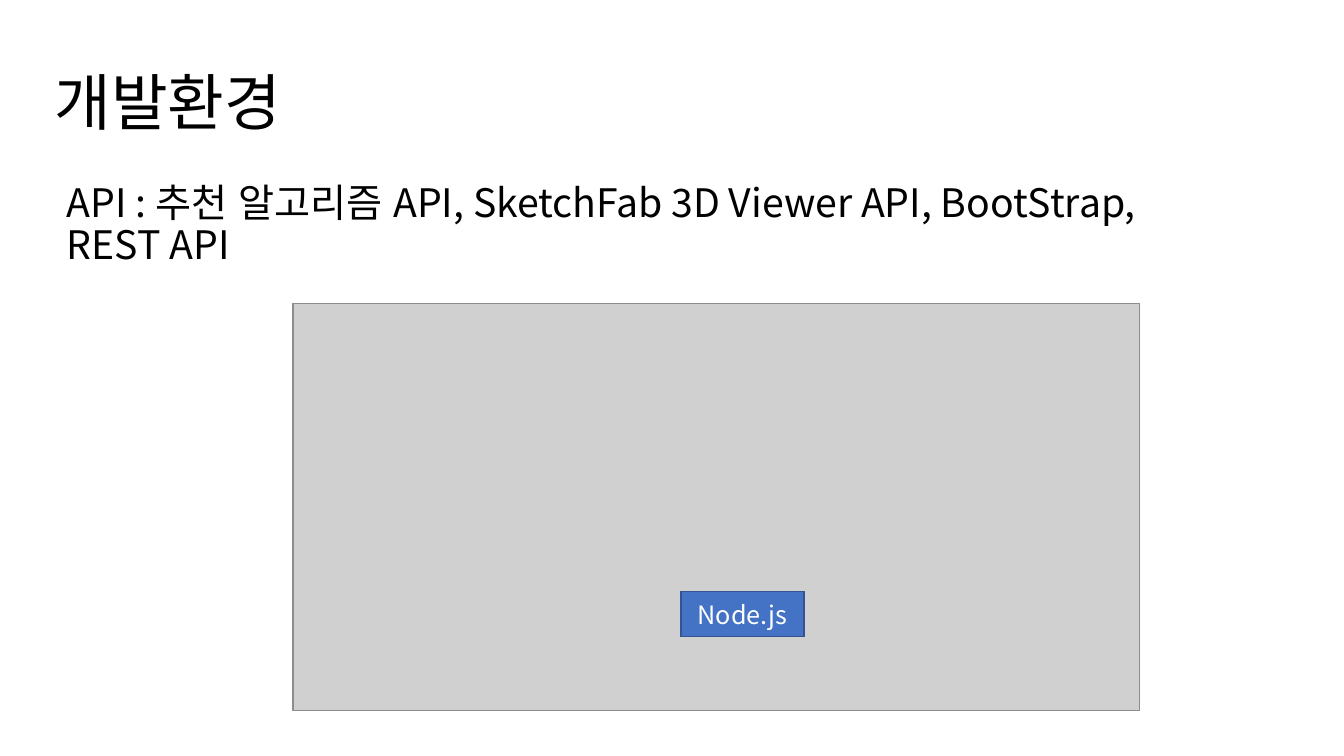
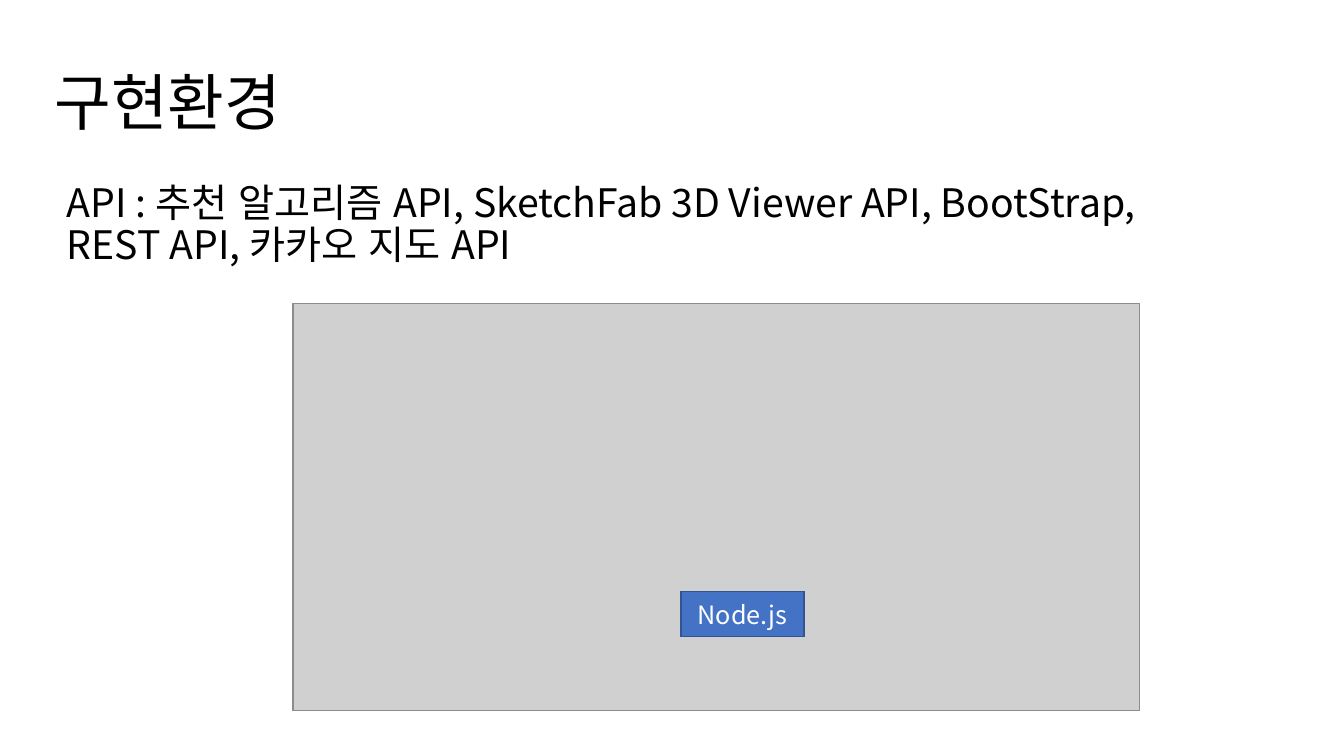
Before and after one commit to Github-AppData/3DShoesModel_WebSite, a slide deck: slide 5 of Meeating/3D Model Shoes WebSite.pptx. Drawn at 1344x756 pixels with LibreOffice and Linux fonts; fonts in the diff are those of the drawing; grey boxes stand for pictures. Boxes give left, top, right and bottom in pixels: in the first picture for what was removed or moved away, otherwise in the second. Text is boxed around its words. In the diff, an @@ line names an element or a change of style, - is before the commit and + after.

```diff
--- a/Meeating/3D Model Shoes WebSite.pptx
+++ b/Meeating/3D Model Shoes WebSite.pptx
@@ title at [54, 74, 281, 130]: text changed @@
-개발환경
+구현환경
@@ text at [67, 184, 1136, 266]: text changed @@
-API : 추천 알고리즘 API, SketchFab 3D Viewer API, BootStrap, REST API
+API : 추천 알고리즘 API, SketchFab 3D Viewer API, BootStrap, REST API, 카카오 지도 API
```
Also in this commit, not shown: 3 other slides changed, 2 slides added, 2 slides removed.
